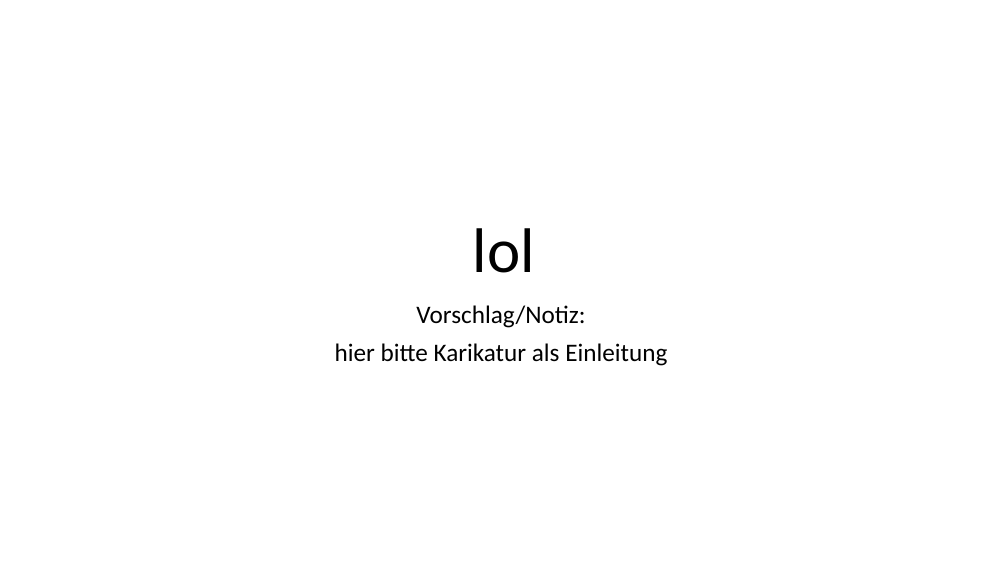
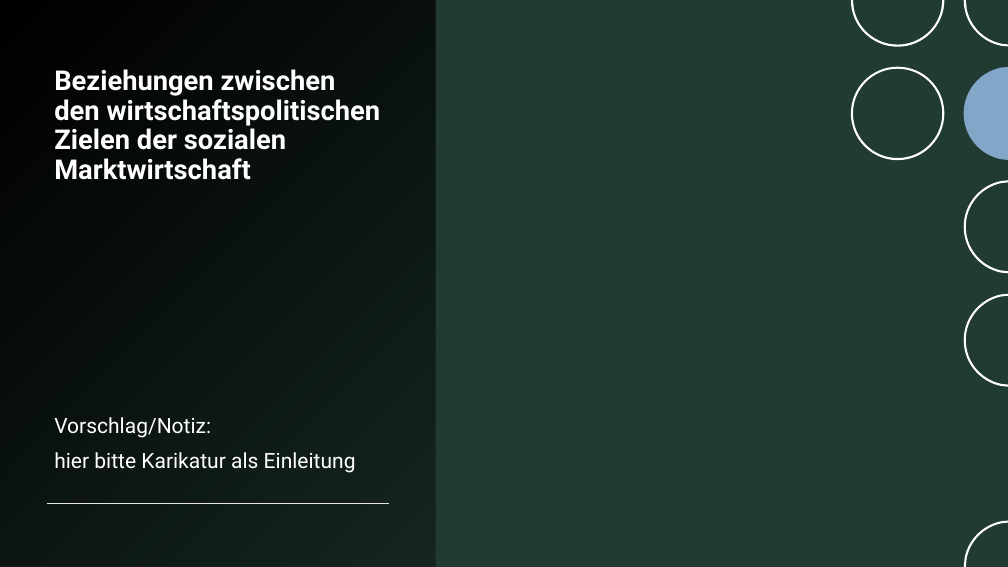
Before and after one commit to WhiteBorg/WRreferat, a slide deck: slide 1 of WR-Zielbeziehungen.pptx. Drawn at 1008x567 pixels with LibreOffice and Linux fonts; fonts in the diff are those of the drawing; background and template pictures are left out. Boxes give left, top, right and bottom in pixels: in the first picture for what was removed or moved away, otherwise in the second. Text is boxed around its words. In the diff, an @@ line names an element or a change of style, - is before the commit and + after.

```diff
--- a/WR-Zielbeziehungen.pptx
+++ b/WR-Zielbeziehungen.pptx
@@ background #FFFFFF to picture (left out) @@
@@ rectangle added at (0,0,1008,567), fill #213B32 @@
@@ rectangle added at (0,0,436,567), fill gradient #000000 @@
@@ group added at (513,0,1008,567): 13 freeform shapes @@
@@ title "Beziehungen zwischen den wirtschaftspolitischen Zielen ..." at (54,69,381,180): vertical alignment bottom to top @@
@@ title at (54,69,381,180): text changed; size 60 to 26 pt; font Calibri to Roboto; text colour #000000 to #FFFFFF; bold on @@
-lol
+Beziehungen zwischen den wirtschaftspolitischen Zielen der sozialen Marktwirtschaft
@@ subtitle "Vorschlag/Notiz:": place and size @@
-subtitle "Vorschlag/Notiz:" at (335,305,667,366)
+subtitle "Vorschlag/Notiz:" at (54,417,356,473)
@@ subtitle "Vorschlag/Notiz:" at (54,417,356,473): size 24 to 20 pt, font Calibri to Roboto, text colour #000000 to #FFFFFF; alignment centre to left; line spacing 0.9 to 1; less space between paragraphs; vertical alignment top to bottom @@
@@ line added from (47, 504) to (389, 504), #E8E5E2 1 pt @@
@@ group added at (851,0,1008,567): 7 freeform shapes @@
```
Also in this commit, not shown: 10 slides added.
